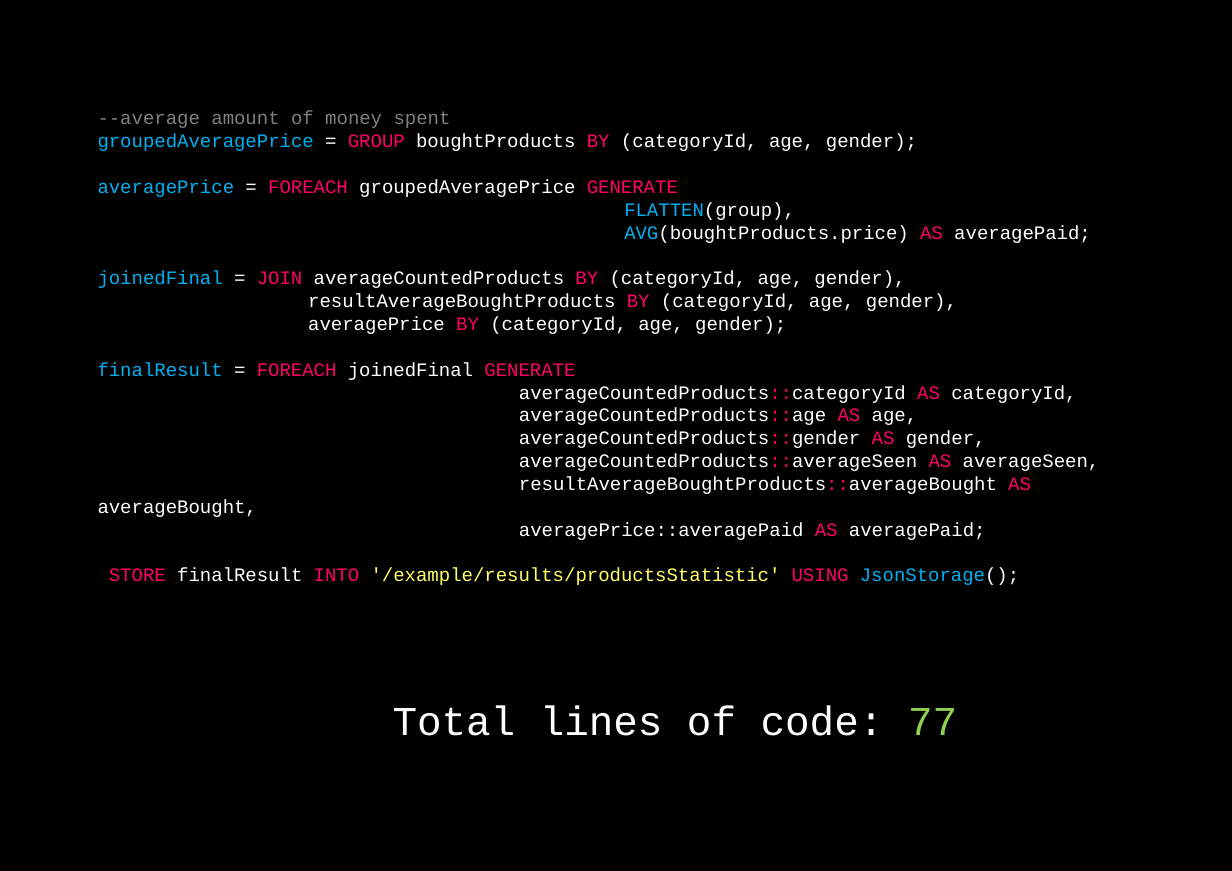
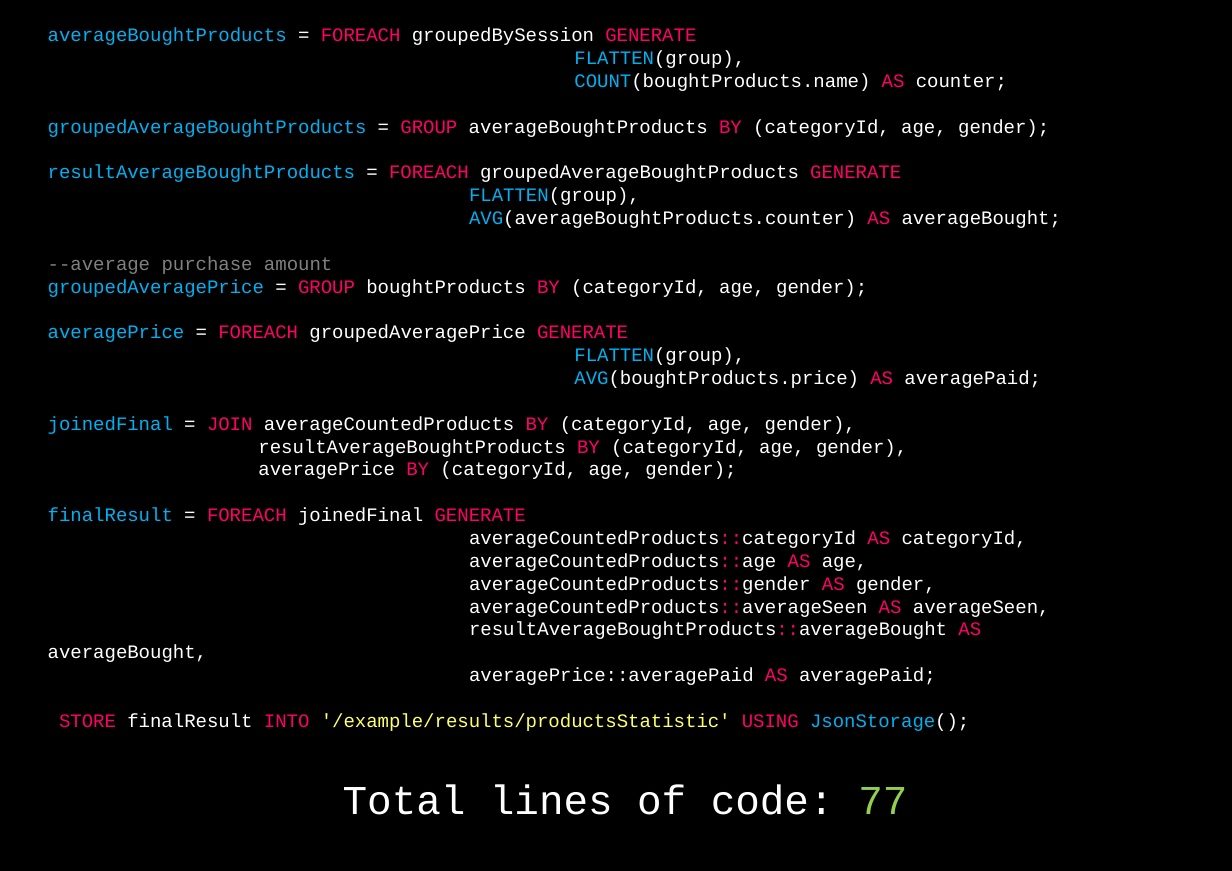
Before and after one commit to dzamurovic/coding-serbia-2014, a slide deck: slide 13 of coding-serbia.pptx (slide 12 before the commit). Drawn at 1232x871 pixels with LibreOffice and Linux fonts; fonts in the diff are those of the drawing. Boxes give left, top, right and bottom in pixels: in the first picture for what was removed or moved away, otherwise in the second. Text is boxed around its words. In the diff, an @@ line names an element or a change of style, - is before the commit and + after.

Commit message:
Working on presentation.

```diff
--- a/coding-serbia.pptx
+++ b/coding-serbia.pptx
@@ rectangle "averageBoughtProducts = FOREACH groupedBySession GENERATE": place and size @@
-rectangle "averageBoughtProducts = FOREACH groupedBySession GENERATE" at <box>77,96,1205,759</box>
+rectangle "averageBoughtProducts = FOREACH groupedBySession GENERATE" at <box>27,13,1155,839</box>
@@ text in rectangle at <box>48,28,1061,274</box>: text changed; text colour #808080 to #FFFFFF @@
---average amount of money spent
+averageBoughtProducts = FOREACH groupedBySession GENERATE
+FLATTEN(group),
+COUNT(boughtProducts.name) AS counter;
+groupedAverageBoughtProducts = GROUP averageBoughtProducts BY (categoryId, age, gender);
+resultAverageBoughtProducts = FOREACH groupedAverageBoughtProducts GENERATE
+FLATTEN(group),
+AVG(averageBoughtProducts.counter) AS averageBought;
+--average purchase amount
```
Also in this commit, not shown: 4 other slides changed, 1 slide added.
